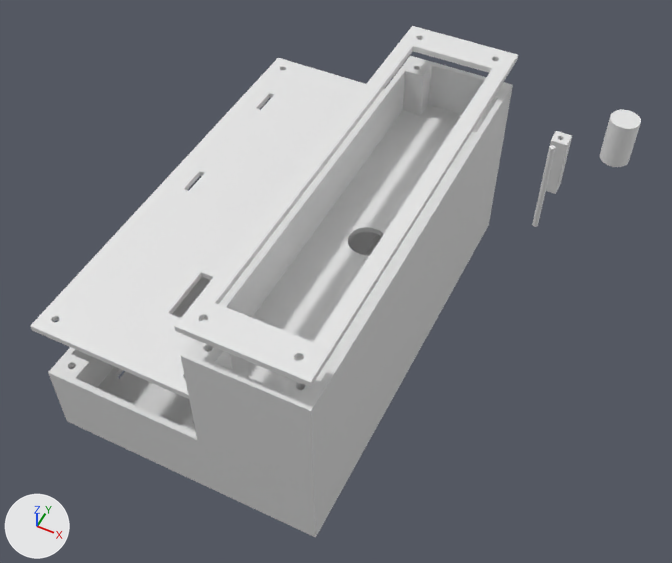
A saved change to the Blender file resources/case/full_case.blend.
Camera for both pictures: a 50 mm lens placed at (110.0, -187.0, 258.0), pointed at (12.0, 9.0, 13.0). The axes (+X, +Y, +Z) are drawn at lower left. The lights are the same throughout.
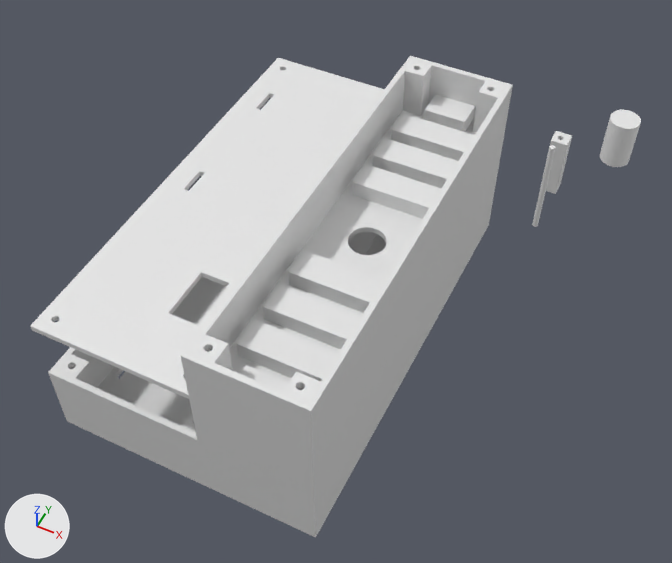
Changed parts and their boxes (x1, y1, x2, y2) in the pictures (672 x 563 px):
'Cube.010', hidden: before (174, 26, 518, 387)
'Cube.018', added: after (236, 319, 339, 381)
'Cube.019', added: after (263, 283, 362, 349)
'Cube.020', added: after (288, 250, 384, 313)
'Cube.017', added: after (353, 164, 441, 219)
'Cube.016', added: after (372, 138, 458, 188)
'Cube.015', added: after (391, 113, 475, 161)
'Cube.014', added: after (424, 95, 475, 132)
'Cube.013', added: after (240, 365, 289, 391)

What changed in the scene script:
```text
Add me_cube_021:
    me_cube_021.from_pydata(...)  # a box spanning x -5.0..5.0, y -5.0..5.0, z -5.0..5.0
Change ob_cube_010:
    add ob_cube_010.hide_set(True)
Add ob_cube_020:
    ob_cube_020 = bpy.data.objects.new('Cube.020', me_cube_021)
    ob_cube_020.location = (27.5, -21.9, 49.2)
    ob_cube_020.scale = (2.7, 1.0, 1.0)
Add ob_cube_019:
    ob_cube_019 = bpy.data.objects.new('Cube.019', me_cube_021.copy())
    ob_cube_019.location = (27.5, -36.9, 49.2)
    ob_cube_019.scale = (2.7, 1.0, 1.0)
Add ob_cube_018:
    ob_cube_018 = bpy.data.objects.new('Cube.018', me_cube_021.copy())
    ob_cube_018.location = (27.5, -51.9, 49.2)
    ob_cube_018.scale = (2.7, 1.0, 1.0)
Add ob_cube_017:
    ob_cube_017 = bpy.data.objects.new('Cube.017', me_cube_021.copy())
    ob_cube_017.location = (27.5, 21.9, 49.2)
    ob_cube_017.scale = (2.7, 1.0, 1.0)
Add ob_cube_016:
    ob_cube_016 = bpy.data.objects.new('Cube.016', me_cube_021.copy())
    ob_cube_016.location = (27.5, 36.9, 49.2)
    ob_cube_016.scale = (2.7, 1.0, 1.0)
Add ob_cube_015:
    ob_cube_015 = bpy.data.objects.new('Cube.015', me_cube_021.copy())
    ob_cube_015.location = (27.5, 51.9, 49.2)
    ob_cube_015.scale = (2.7, 1.0, 1.0)
Add ob_cube_014:
    ob_cube_014 = bpy.data.objects.new('Cube.014', me_cube_021.copy())
    ob_cube_014.location = (27.5, 66.9, 49.2)
    ob_cube_014.scale = (1.5, 1.0, 1.0)
Add ob_cube_013:
    ob_cube_013 = bpy.data.objects.new('Cube.013', me_cube_021.copy())
    ob_cube_013.location = (27.5, -66.9, 49.2)
    ob_cube_013.scale = (1.5, 1.0, 1.0)
```
